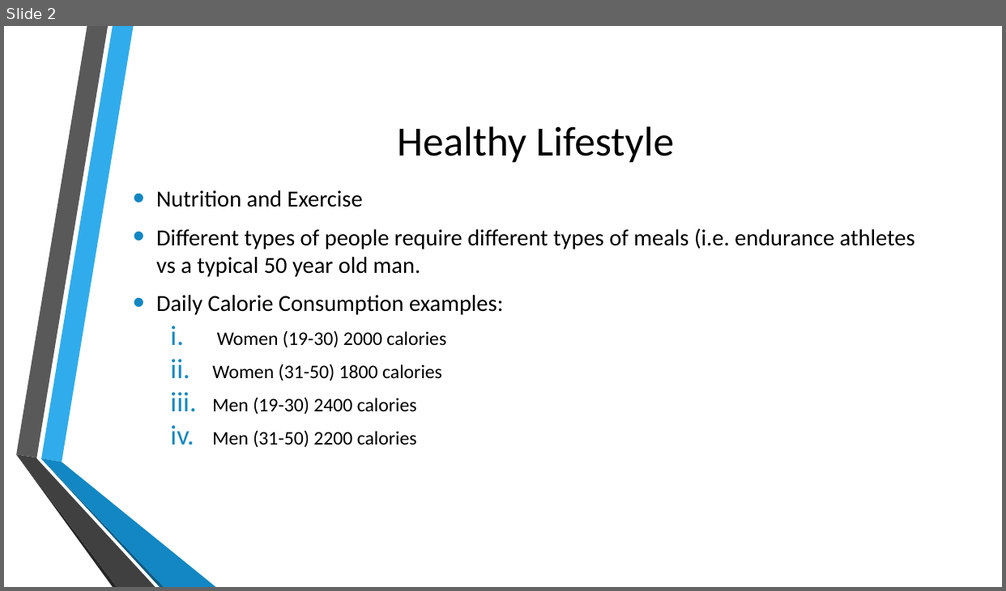
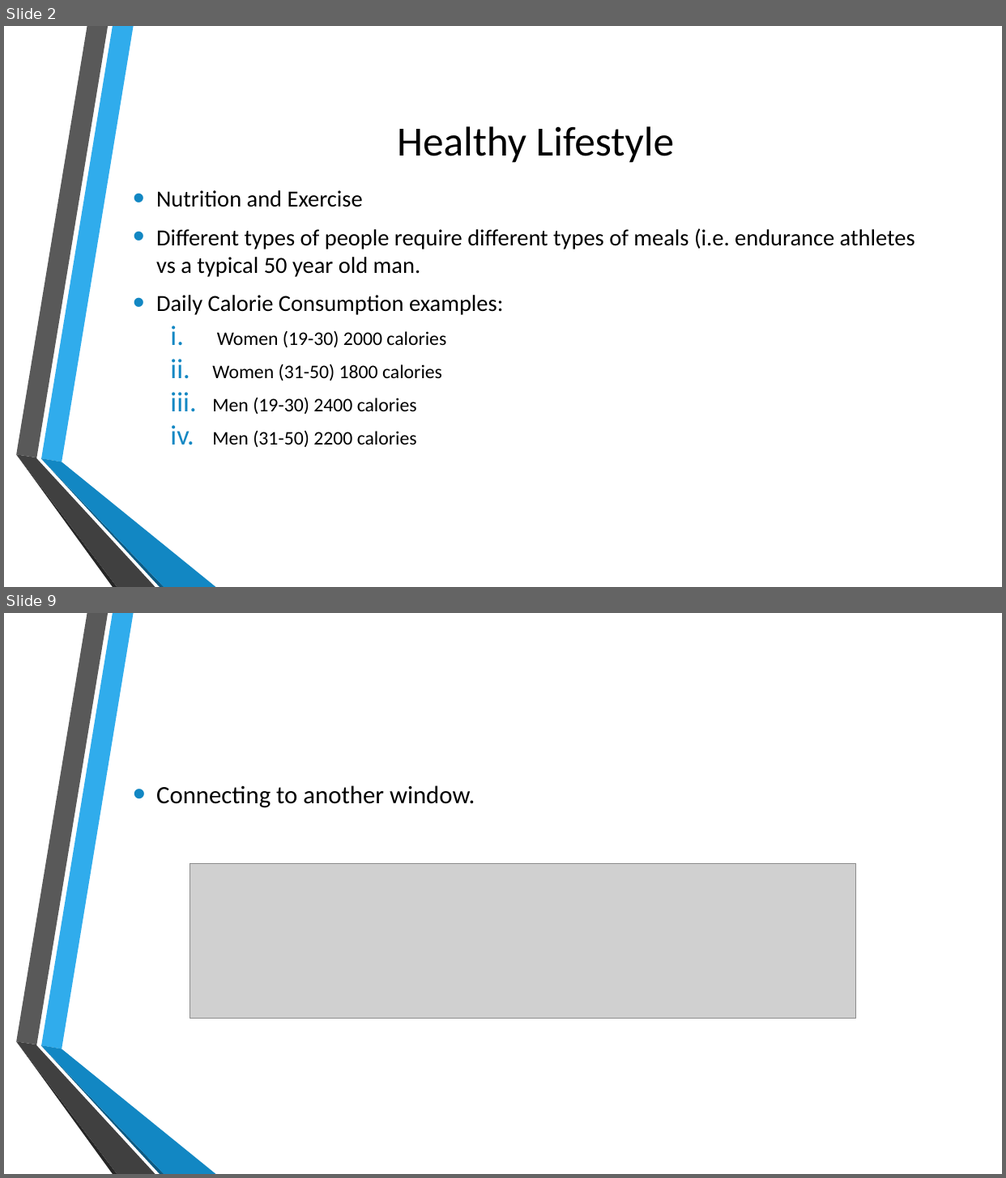
Before and after one commit to dpalucci/ProjectHealth, a slide deck: ProjectHealthPPT.pptx. Shown one above the other, each under a label of ours: slide 2 before the commit, slides 2 and 9 after it; the slides between them are not shown. The pictures are 1006x591 and 1006x1178 pixels, drawn with LibreOffice and Linux fonts; fonts in the diff are those of the drawing; grey boxes stand for pictures; background and template pictures are left out. Boxes give left, top, right and bottom in pixels: in the first picture for what was removed or moved away, otherwise in the second. Text is boxed around its words. In the diff, an @@ line names an element or a change of style, - is before the commit and + after.

```diff
--- a/ProjectHealthPPT.pptx
+++ b/ProjectHealthPPT.pptx
@@ slide 9 added at (x1=4, y1=613, x2=1002, y2=1174), background picture (left out); not listed: 6 template elements that a slide beside it also shows @@
@@ text added at (x1=156, y1=786, x2=475, y2=808), 24 pt, text #000000 @@
+• Connecting to another window.
@@ picture added at (x1=189, y1=864, x2=856, y2=1019) @@
```
Also in this commit, not shown: 2 slides changed, 7 other slides added, 8 other files.
